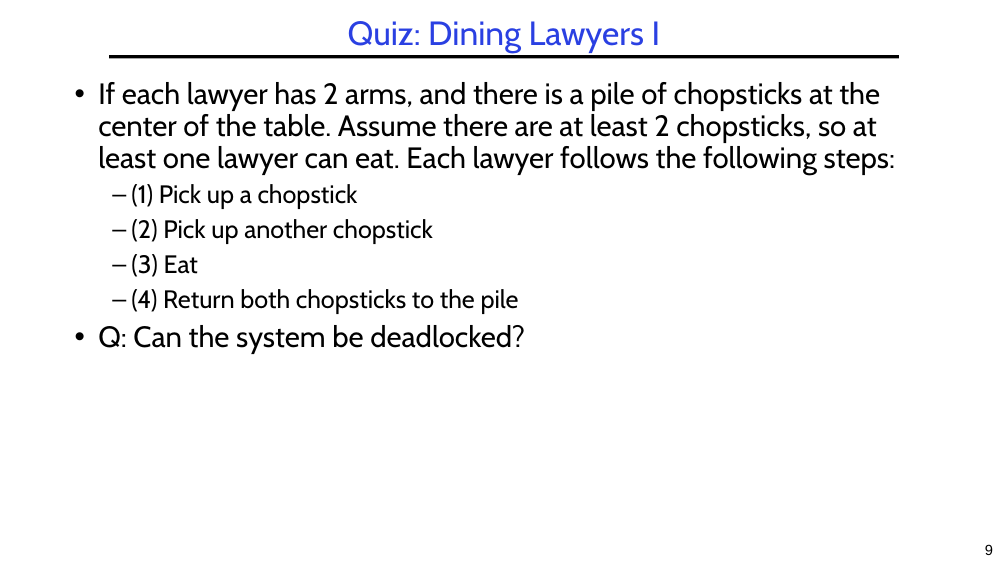
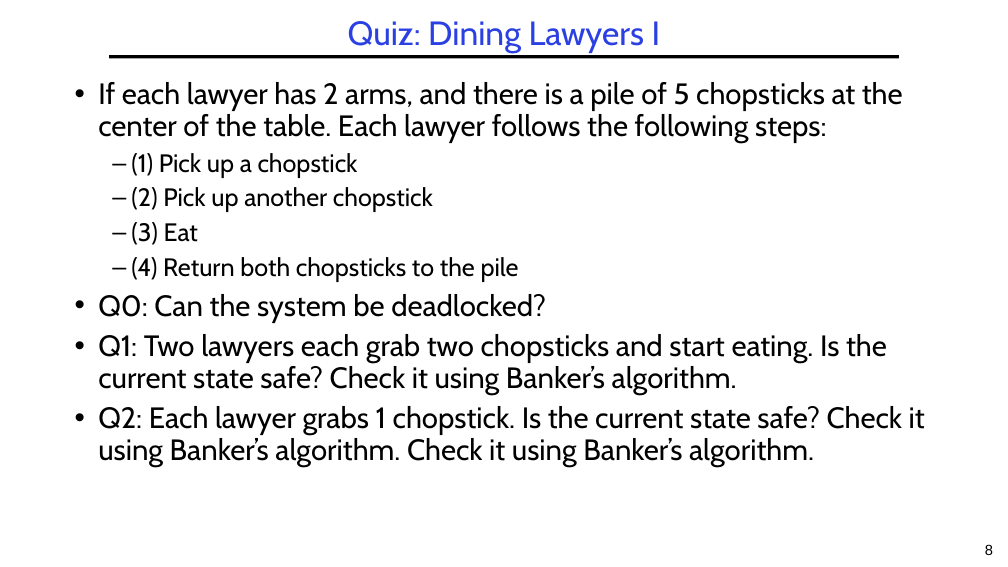
Before and after one commit to guhofstra/CSC256Fa25, a slide deck: slide 8 of PPTs/L4-Exercises.pptx (slide 9 before the commit). Drawn at 1008x567 pixels with LibreOffice and Linux fonts; fonts in the diff are those of the drawing. Boxes give left, top, right and bottom in pixels: in the first picture for what was removed or moved away, otherwise in the second. Text is boxed around its words. In the diff, an @@ line names an element or a change of style, - is before the commit and + after.

```diff
--- a/PPTs/L4-Exercises.pptx
+++ b/PPTs/L4-Exercises.pptx
@@ text at (98,82,903,143): text changed @@
-• If each lawyer has 2 arms, and there is a pile of chopsticks at the center of the table. Assume there are at least 2 chopsticks, so at least one lawyer can eat. Each lawyer follows the following steps:
+• If each lawyer has 2 arms, and there is a pile of 5 chopsticks at the center of the table. Each lawyer follows the following steps:
@@ text at (98,294,925,467): text changed @@
-• Q: Can the system be deadlocked?
+• Q0: Can the system be deadlocked?
+• Q1: Two lawyers each grab two chopsticks and start eating. Is the current state safe? Check it using Banker’s algorithm.
+• Q2: Each lawyer grabs 1 chopstick. Is the current state safe? Check it using Banker’s algorithm. Check it using Banker’s algorithm.
```
Also in this commit, not shown: 4 other slides changed, 1 slide removed, 11 other files.
